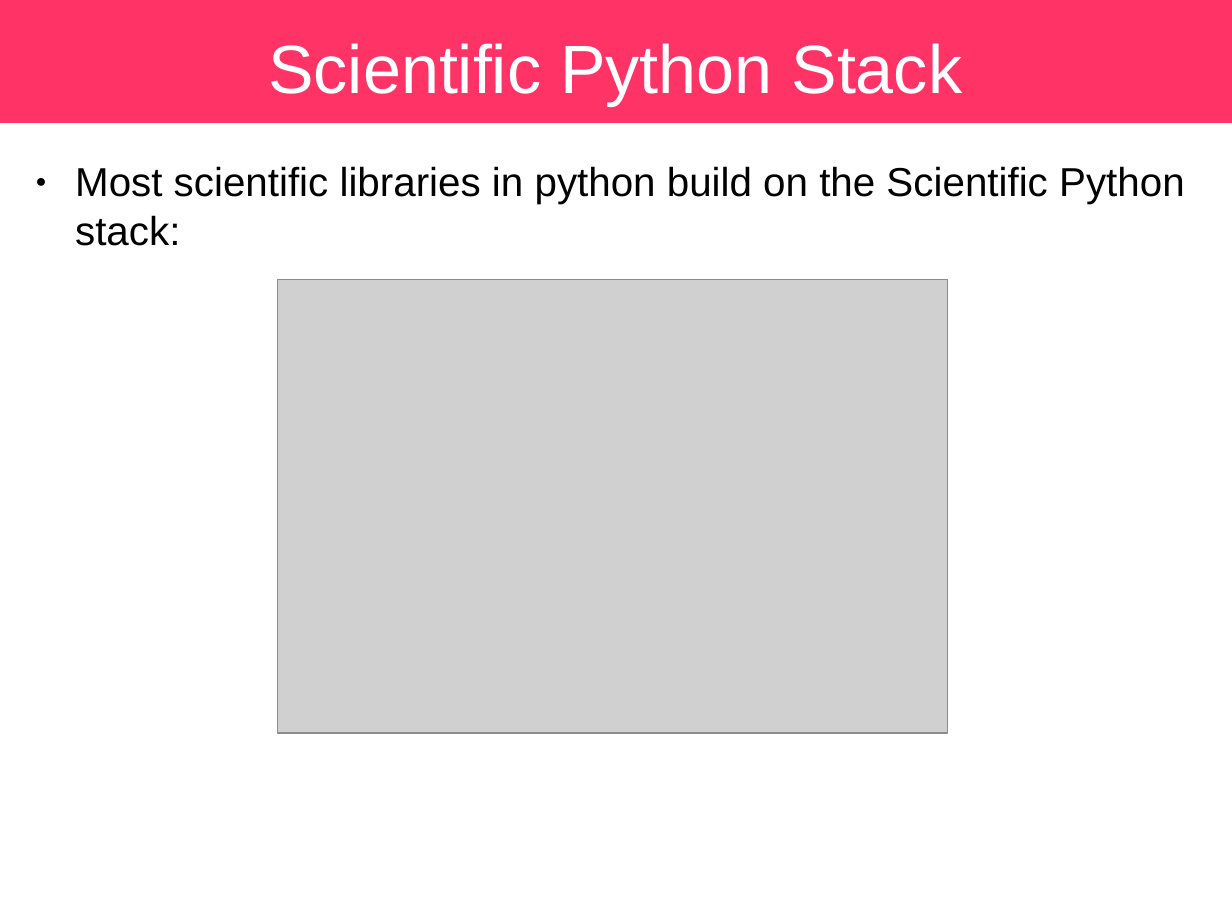
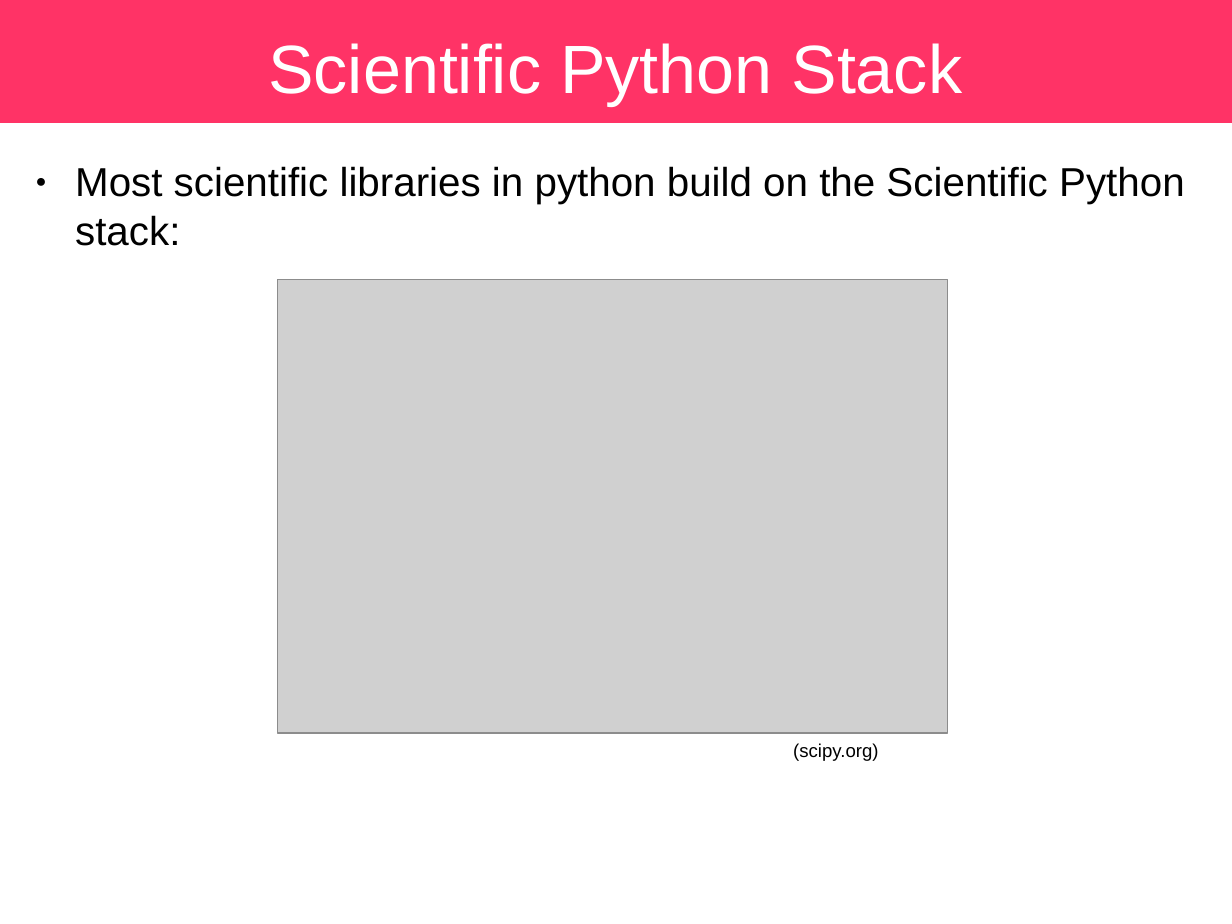
Before and after one commit to sbu-python-class/python-science, a slide deck: slide 10 of lectures/01-python/python.odp. Drawn at 1232x924 pixels with LibreOffice and Linux fonts; fonts in the diff are those of the drawing; grey boxes stand for pictures. Boxes give left, top, right and bottom in pixels: in the first picture for what was removed or moved away, otherwise in the second. Text is boxed around its words. In the diff, an @@ line names an element or a change of style, - is before the commit and + after.

```diff
--- a/lectures/01-python/python.odp
+++ b/lectures/01-python/python.odp
@@ text added at (793,743,878,761), 12 pt, text #000000 @@
+(scipy.org)
```
Also in this commit, not shown: 1 other slide changed, 1 other file.
